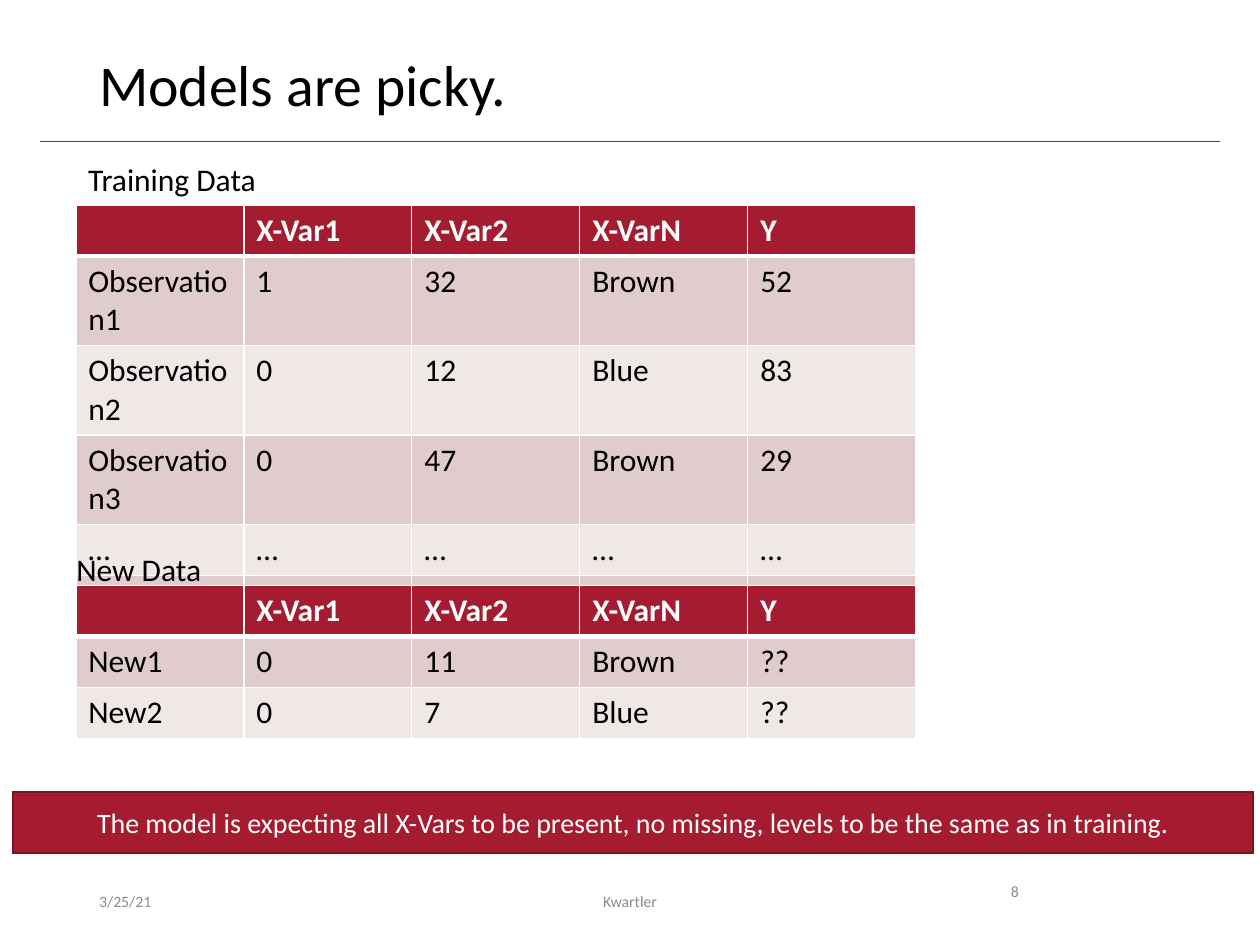
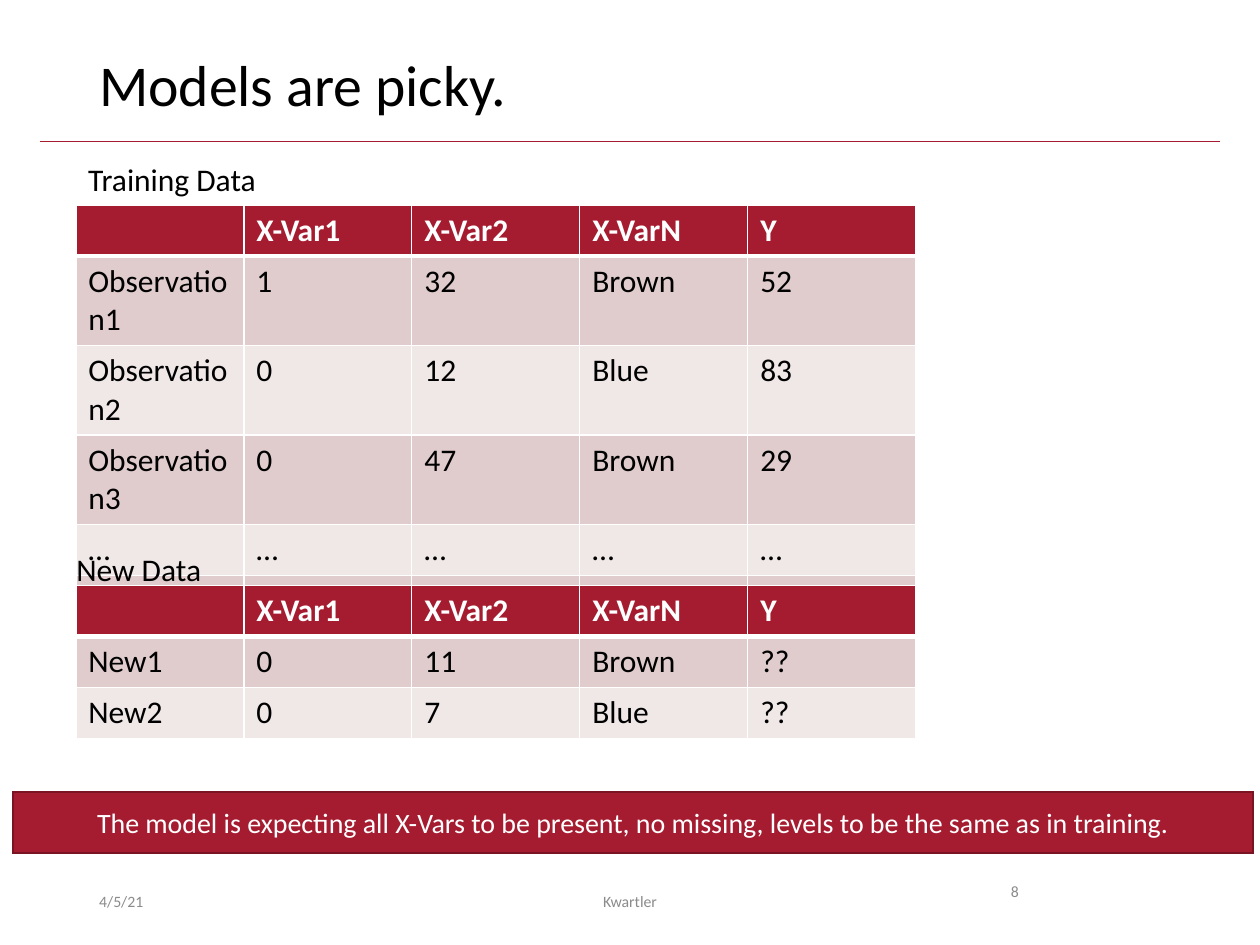
Before and after one commit to kwartler/Harvard_NLP_Student, a slide deck: slide 8 of lessons/H_text2Vec_documentClassification/A_SupervisedLearning_Classification.pptx. Drawn at 1260x945 pixels with LibreOffice and Linux fonts; fonts in the diff are those of the drawing. Boxes give left, top, right and bottom in pixels: in the first picture for what was removed or moved away, otherwise in the second. Text is boxed around its words. In the diff, an @@ line names an element or a change of style, - is before the commit and + after.

```diff
--- a/lessons/H_text2Vec_documentClassification/A_SupervisedLearning_Classification.pptx
+++ b/lessons/H_text2Vec_documentClassification/A_SupervisedLearning_Classification.pptx
@@ text at [99, 896, 143, 908]: text changed @@
-3/25/21
+4/5/21
```
Also in this commit, not shown: 36 other slides changed, 9 other files.
